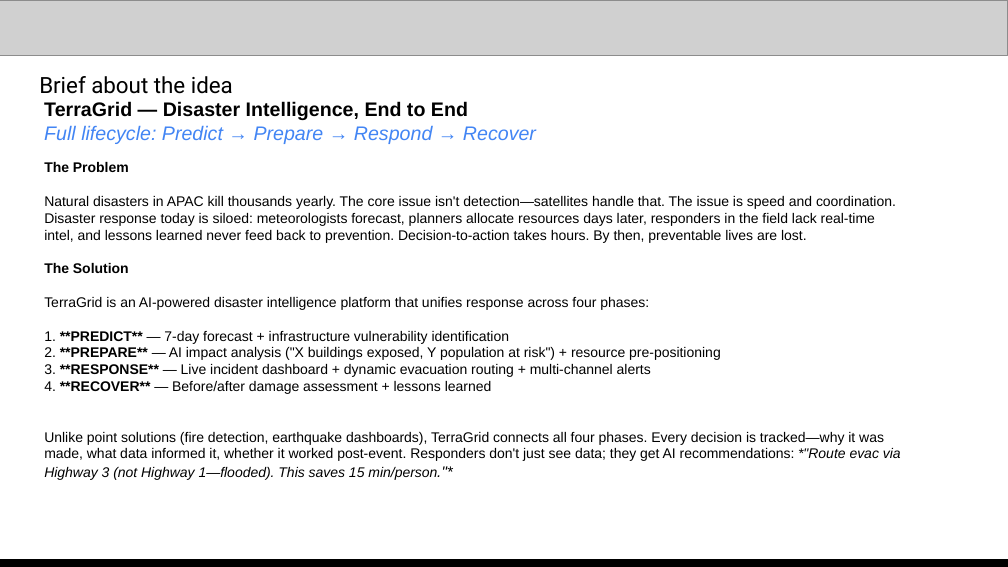
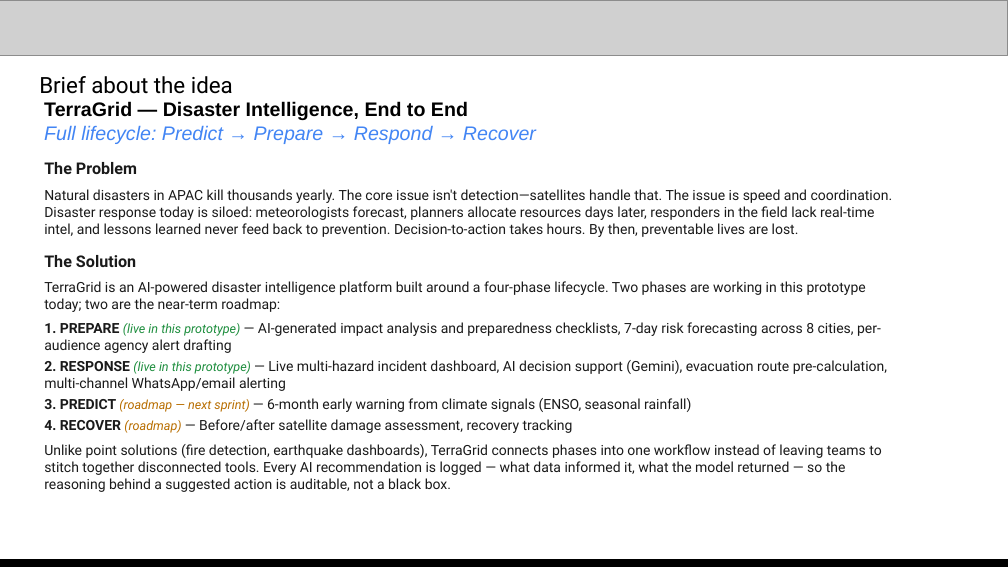
Before and after one commit to sandeshshinde284-bit/terragrid-platform, a slide deck: slide 2 of docs/PPT/TERRAGRID _ AI Builder Cup.pptx. Drawn at 1008x567 pixels with LibreOffice and Linux fonts; fonts in the diff are those of the drawing; grey boxes stand for pictures. Boxes give left, top, right and bottom in pixels: in the first picture for what was removed or moved away, otherwise in the second. Text is boxed around its words. In the diff, an @@ line names an element or a change of style, - is before the commit and + after.

```diff
--- a/docs/PPT/TERRAGRID _ AI Builder Cup.pptx
+++ b/docs/PPT/TERRAGRID _ AI Builder Cup.pptx
@@ text at <box>44,162,893,267</box>: size 10 to 11.5 pt in "The Problem", "The Solution"; font Arial to Roboto, text colour #000000 to #1A1A1A in "The Problem", "Natural disasters in APAC kill thousands yearly. ...", "The Solution"; more space between paragraphs @@
@@ text at <box>44,281,887,492</box>: text changed; font Arial to Roboto; text colour #000000 to #1A1A1A @@
-TerraGrid is an AI-powered disaster intelligence platform that unifies response across four phases:
-1. **PREDICT** — 7-day forecast + infrastructure vulnerability identification
-2. **PREPARE** — AI impact analysis ("X buildings exposed, Y population at risk") + resource pre-positioning
-3. **RESPONSE** — Live incident dashboard + dynamic evacuation routing + multi-channel alerts
-4. **RECOVER** — Before/after damage assessment + lessons learned
-Unlike point solutions (fire detection, earthquake dashboards), TerraGrid connects all four phases. Every decision is tracked—why it was made, what data informed it, whether it worked post-event. Responders don't just see data; they get AI recommendations: *"Route evac via Highway 3 (not Highway 1—flooded). This saves 15 min/person."*
+TerraGrid is an AI-powered disaster intelligence platform built around a four-phase lifecycle. Two phases are working in this prototype today; two are the near-term roadmap:
+1. PREPARE (live in this prototype) — AI-generated impact analysis and preparedness checklists, 7-day risk forecasting across 8 cities, per-audience agency alert drafting
+2. RESPONSE (live in this prototype) — Live multi-hazard incident dashboard, AI decision support (Gemini), evacuation route pre-calculation, multi-channel WhatsApp/email alerting
+3. PREDICT (roadmap — next sprint) — 6-month early warning from climate signals (ENSO, seasonal rainfall)
+4. RECOVER (roadmap) — Before/after satellite damage assessment, recovery tracking
+Unlike point solutions (fire detection, earthquake dashboards), TerraGrid connects phases into one workflow instead of leaving teams to stitch together disconnected tools. Every AI recommendation is logged — what data informed it, what the model returned — so the reasoning behind a suggested action is auditable, not a black box.
```
Also in this commit, not shown: 3 other slides changed.
